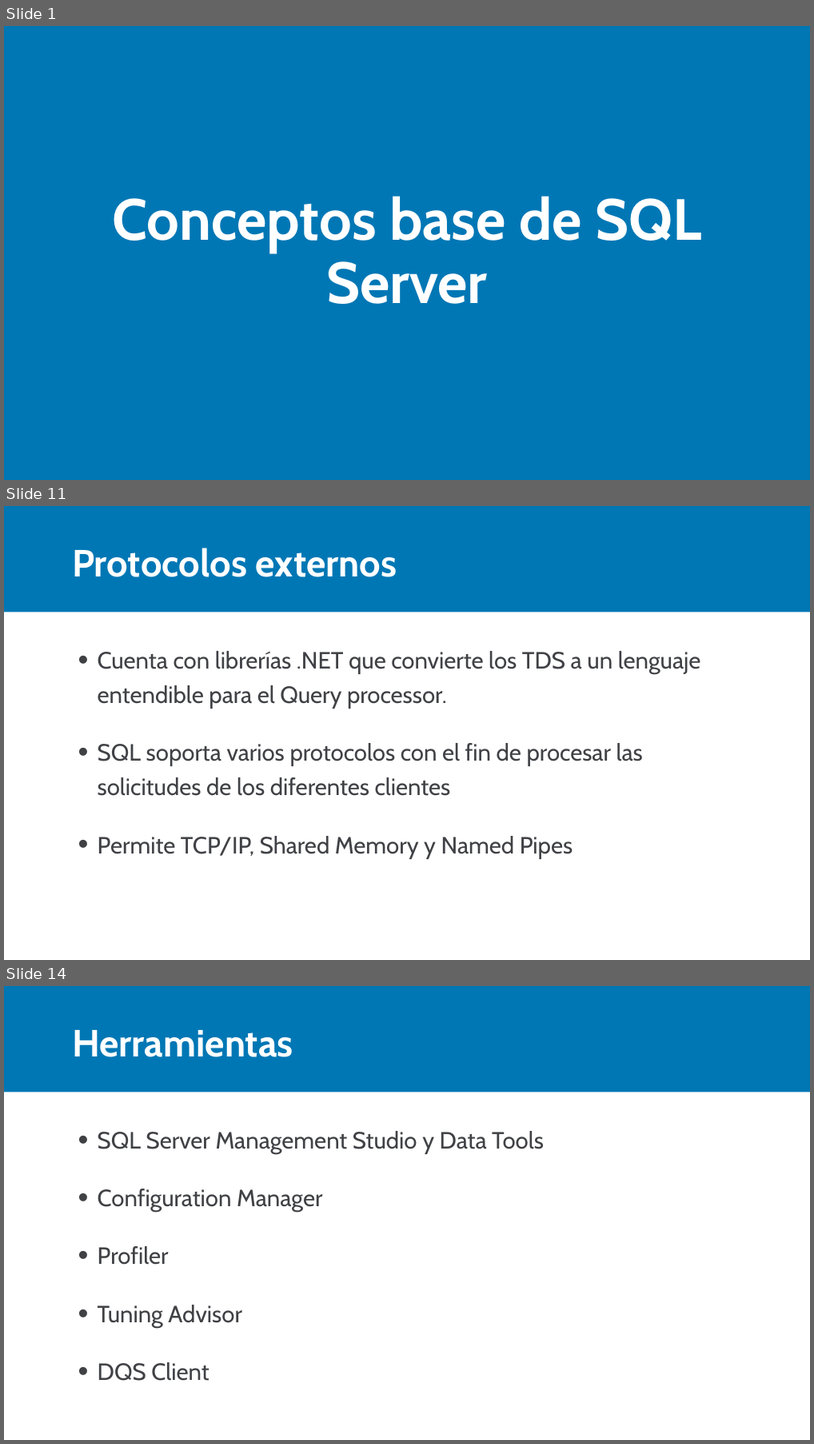
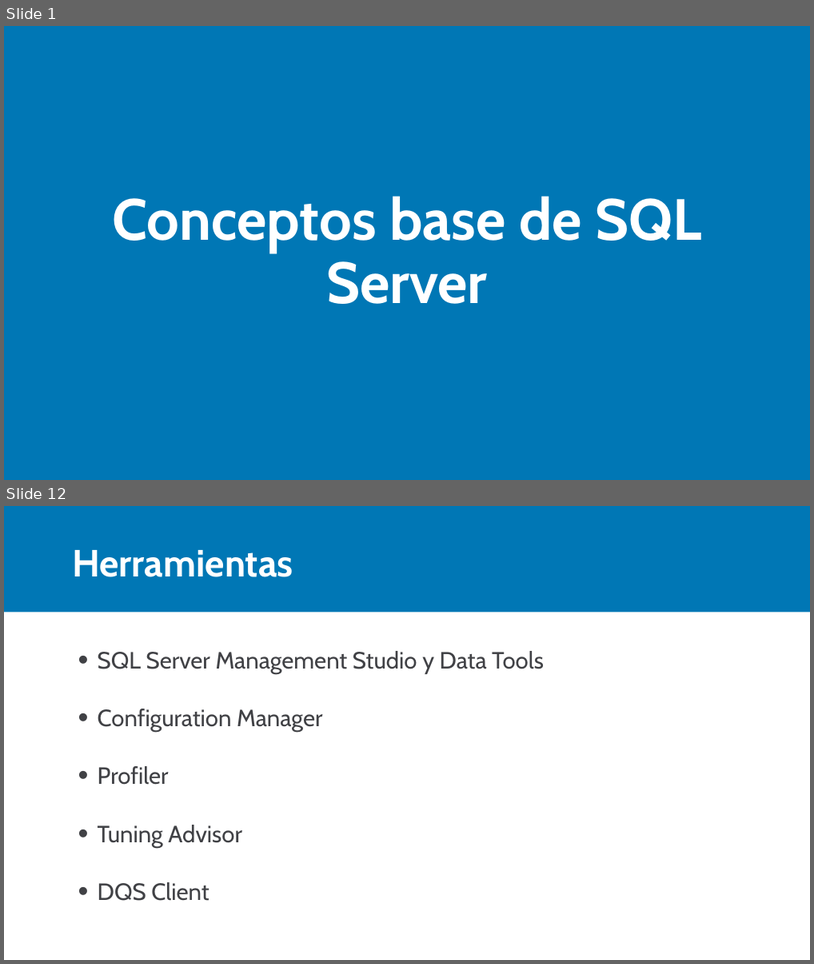
Before and after one commit to Camilo193/SQL, a slide deck: 01_Uso de objetos Nativos/01_Conociendo a SQL Server/Conceptos base.pptx. Shown one above the other, each under a label of ours: slides 1, 11 and 14 before the commit, slides 1 and 12 after it; the slides between them are not shown. The pictures are 814x1444 and 814x964 pixels, drawn with LibreOffice and Linux fonts; fonts in the diff are those of the drawing. Boxes give left, top, right and bottom in pixels: in the first picture for what was removed or moved away, otherwise in the second. Text is boxed around its words. In the diff, an @@ line names an element or a change of style, - is before the commit and + after.

```diff
--- a/01_Uso de objetos Nativos/01_Conociendo a SQL Server/Conceptos base.pptx
+++ b/01_Uso de objetos Nativos/01_Conociendo a SQL Server/Conceptos base.pptx
@@ slide 11 removed at [4, 506, 810, 960], background #FFFFFF; not listed: 1 template element that a slide beside it also shows @@
@@ title removed at [72, 548, 398, 577] @@
-Protocolos externos
@@ text removed at [98, 651, 702, 859] @@
-• Cuenta con librerías .NET que convierte los TDS a un lenguaje entendible para el Query processor.
-• SQL soporta varios protocolos con el fin de procesar las solicitudes de los diferentes clientes
-• Permite TCP/IP, Shared Memory y Named Pipes
@@ what was slide 14 is now slide 12 @@
```
Also in this commit, not shown: 3 slides changed, 7 slides added, 8 other slides removed.
